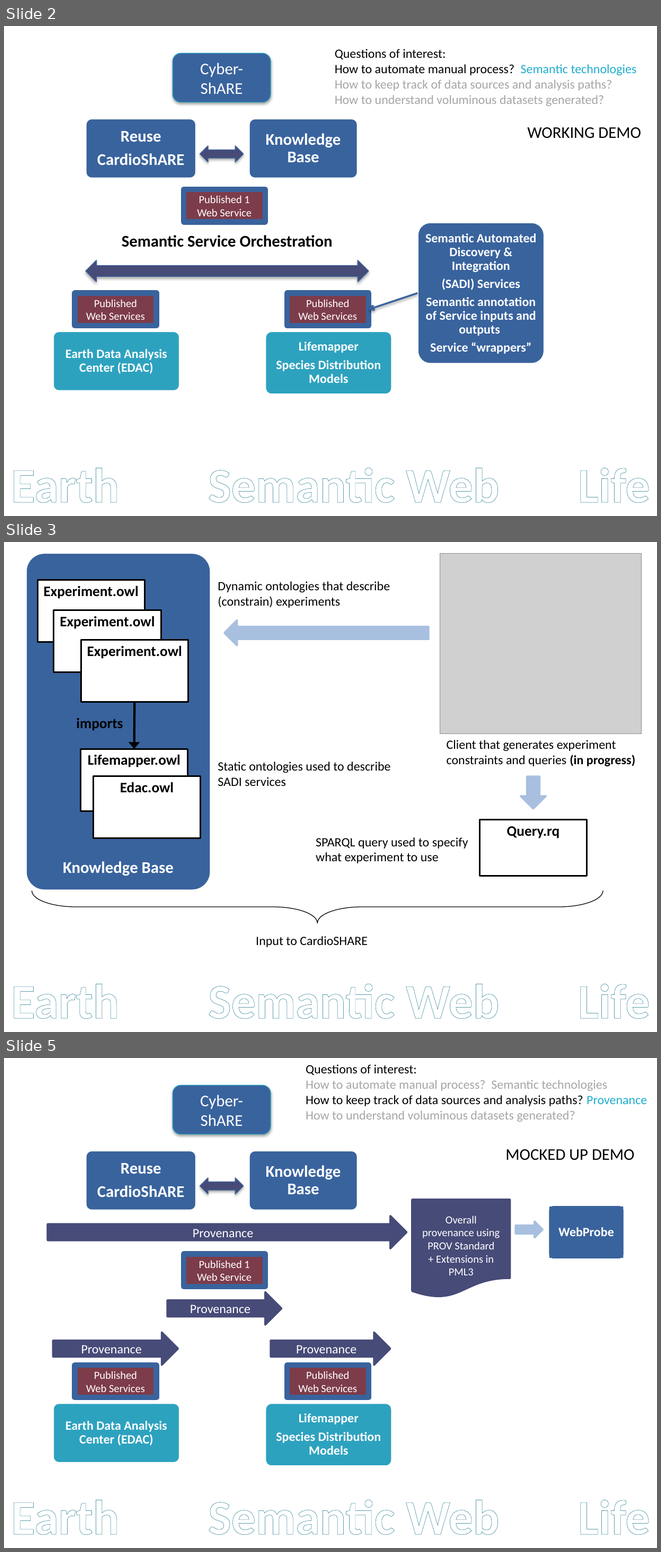
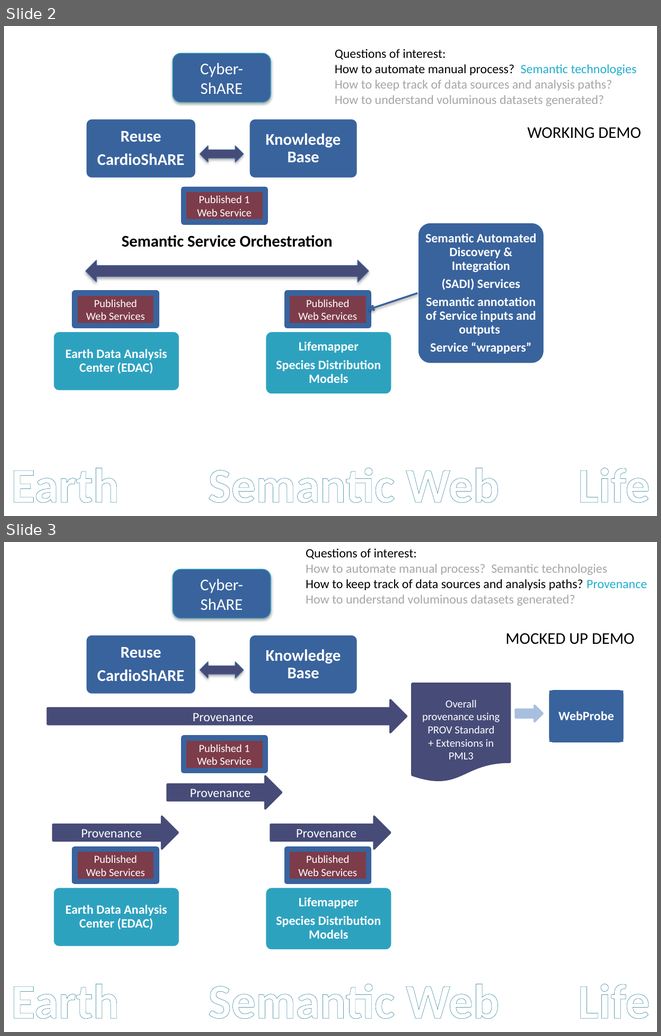
Before and after one commit to roomthily/ELSeWeb, a slide deck: documents/presentations/ELSeWeb-Presentation-v1.pptx. Shown one above the other, each under a label of ours: slides 2, 3 and 5 before the commit, slides 2 and 3 after it; the slides between them are not shown. The pictures are 661x1552 and 661x1036 pixels, drawn with LibreOffice and Linux fonts; fonts in the diff are those of the drawing; grey boxes stand for pictures. Boxes give left, top, right and bottom in pixels: in the first picture for what was removed or moved away, otherwise in the second. Text is boxed around its words. In the diff, an @@ line names an element or a change of style, - is before the commit and + after.

```diff
--- a/documents/presentations/ELSeWeb-Presentation-v1.pptx
+++ b/documents/presentations/ELSeWeb-Presentation-v1.pptx
@@ slide 3 removed at (4,542,657,1032), background #FFFFFF @@
@@ rounded rectangle removed at (26,553,210,891) @@
@@ picture removed at (440,554,641,734) @@
@@ rectangle removed at (37,580,144,642) @@
-Experiment.owl
@@ text removed at (218,581,390,608) @@
-Dynamic ontologies that describe (constrain) experiments
@@ rectangle removed at (54,610,161,672) @@
-Experiment.owl
@@ right arrow removed at (224,620,429,646) @@
@@ rectangle removed at (81,640,188,702) @@
-Experiment.owl
@@ arrow removed from (134, 702) to (134, 749) @@
@@ text removed at (76,718,123,731) @@
-imports
@@ text removed at (447,740,635,766) @@
-Client that generates experiment constraints and queries (in progress)
@@ rectangle removed at (80,749,187,811) @@
-Lifemapper.owl
@@ text removed at (218,761,390,786) @@
-Static ontologies used to describe SADI services
@@ rectangle removed at (94,776,201,838) @@
-Edac.owl
@@ right arrow removed at (521,776,546,809) @@
@@ rectangle removed at (479,820,586,876) @@
-Query.rq
@@ text removed at (316,837,468,863) @@
-SPARQL query used to specify what experiment to use
@@ text removed at (63,861,174,875) @@
-Knowledge Base
@@ right brace removed at (32,890,603,923) @@
@@ text removed at (256,936,368,947) @@
-Input to CardioSHARE
@@ text removed at (11,983,119,1018) @@
-Earth
@@ text removed at (208,983,499,1018) @@
-Semantic Web
@@ text removed at (578,983,650,1018) @@
-Life
@@ what was slide 5 is now slide 3 @@
```
Also in this commit, not shown: 1 other slide removed, 2 other files.
